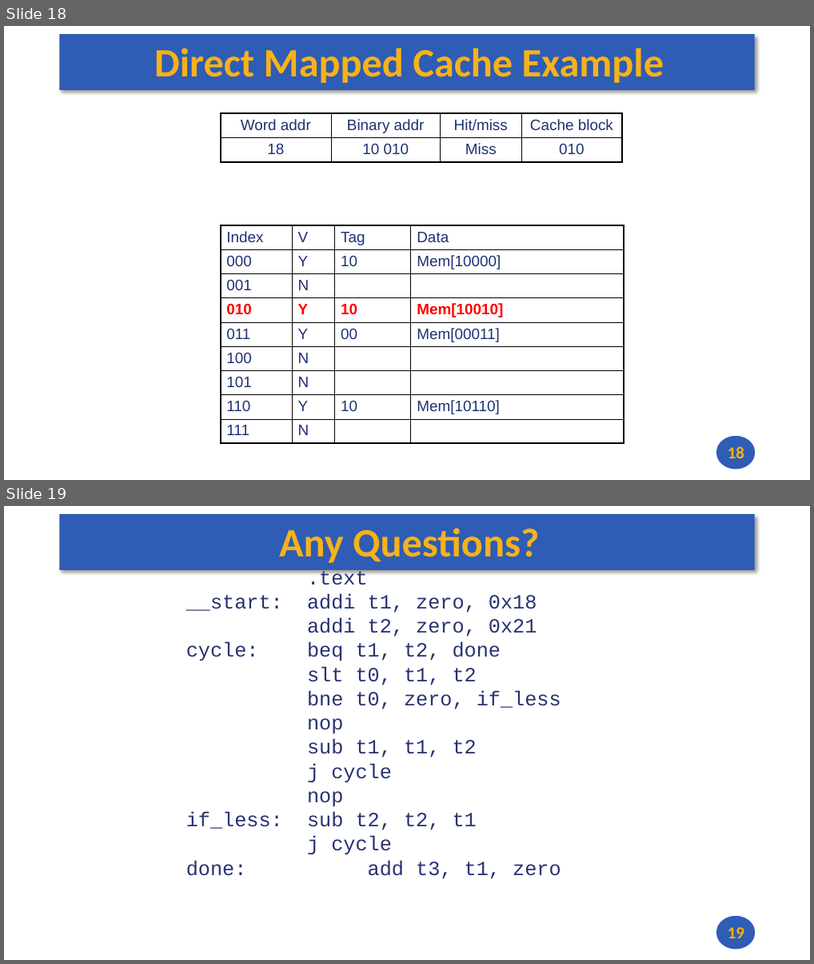
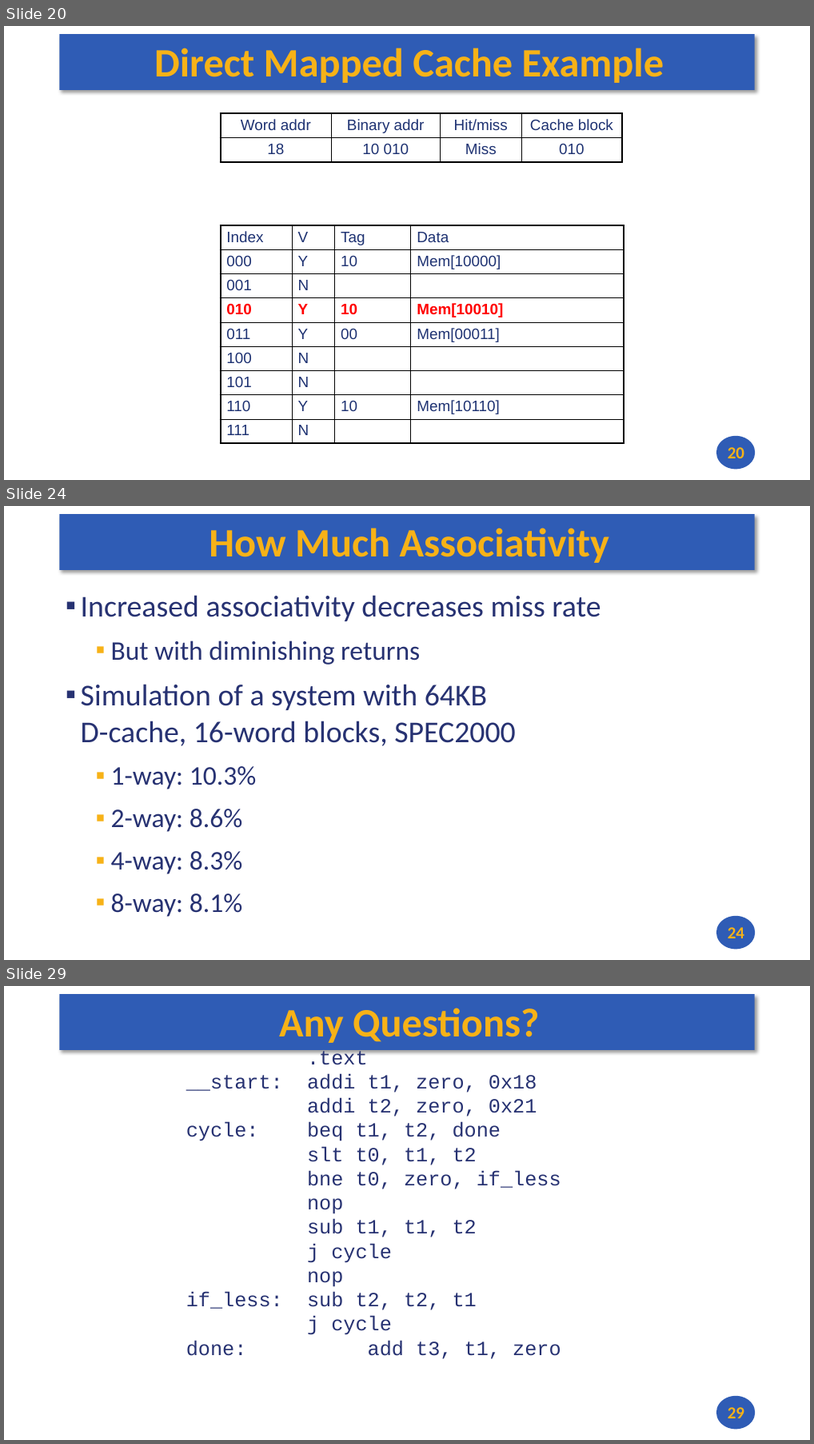
Before and after one commit to andrewt0301/hse-acos-course, a slide deck: docs/part1ca/11_Caches/CA_Lecture_11.pptx. Shown one above the other, each under a label of ours: slides 18 and 19 before the commit, slides 20, 24 and 29 after it; the slides between them are not shown. The pictures are 814x964 and 814x1444 pixels, drawn with LibreOffice and Linux fonts; fonts in the diff are those of the drawing. Boxes give left, top, right and bottom in pixels: in the first picture for what was removed or moved away, otherwise in the second. Text is boxed around its words. In the diff, an @@ line names an element or a change of style, - is before the commit and + after.

```diff
--- a/docs/part1ca/11_Caches/CA_Lecture_11.pptx
+++ b/docs/part1ca/11_Caches/CA_Lecture_11.pptx
@@ slide 24 added at [4,506,810,960], background #FFFFFF; not listed: 2 template elements that a slide beside it also shows @@
@@ title added at [209,528,610,563], 48 pt, text #F7B217, bold @@
+How Much Associativity
@@ text added at [81,595,601,916], 36 pt, text #273272 @@
+▪ Increased associativity decreases miss rate
+  ▪ But with diminishing returns
+▪ Simulation of a system with 64KB
+  D-cache, 16-word blocks, SPEC2000
+  ▪ 1-way: 10.3%
+  ▪ 2-way: 8.6%
+  ▪ 4-way: 8.3%
+  ▪ 8-way: 8.1%
@@ page number added at [728,927,745,938], 20 pt, text #F7B217, bold @@
+24
@@ what was slide 18 is now slide 20 @@
@@ page number at [728,447,745,458]: text changed @@
-18
+20
@@ what was slide 19 is now slide 29 @@
@@ page number at [728,1407,745,1418]: text changed @@
-19
+29
```
Also in this commit, not shown: 1 slide changed, 9 other slides added, 1 other file.
